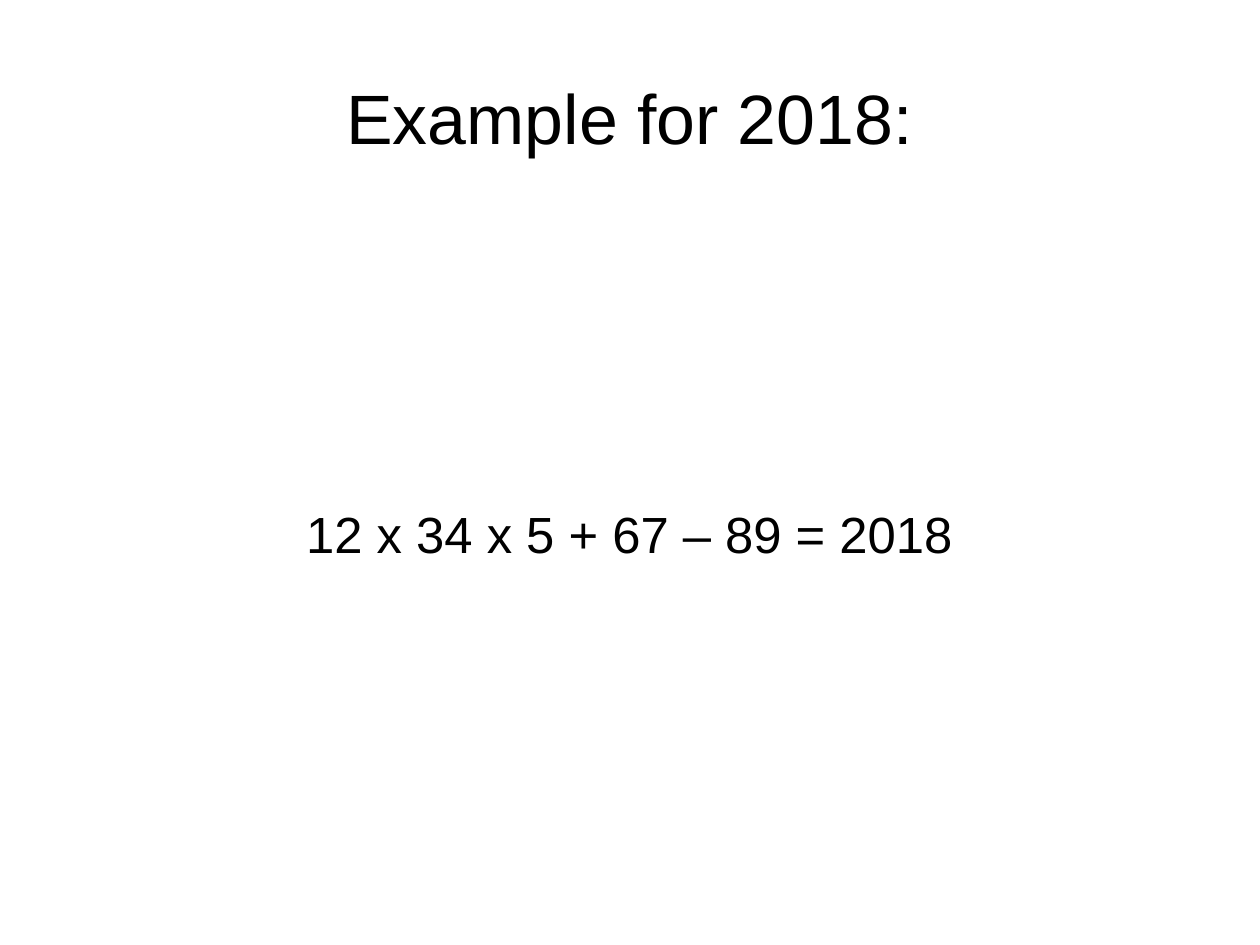
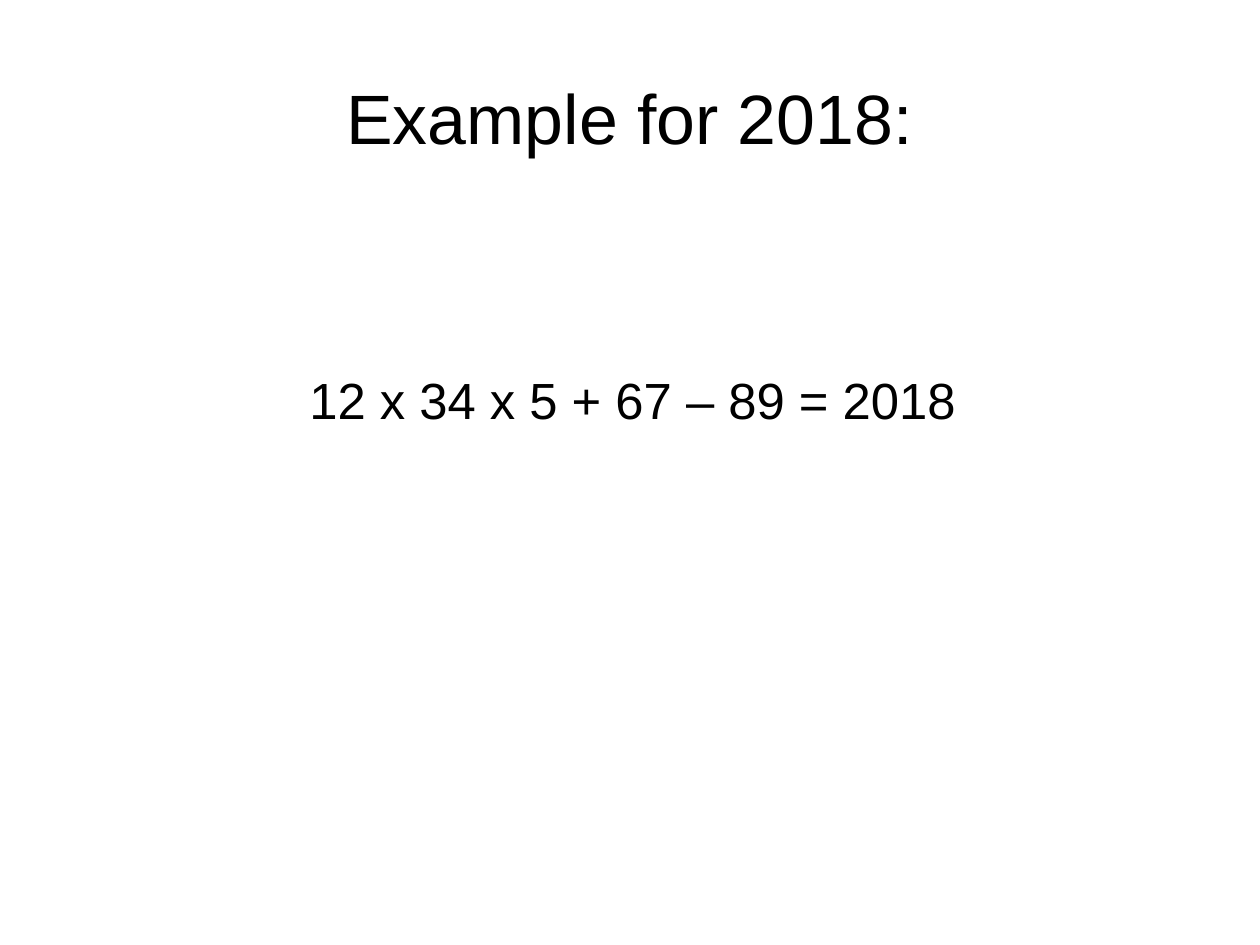
Before and after one commit to philtomson/OSBridge2012Talk, a slide deck: slide 4 of OSBridge2012.odp. Drawn at 1260x945 pixels with LibreOffice and Linux fonts; fonts in the diff are those of the drawing. Boxes give left, top, right and bottom in pixels: in the first picture for what was removed or moved away, otherwise in the second. Text is boxed around its words. In the diff, an @@ line names an element or a change of style, - is before the commit and + after.

```diff
--- a/OSBridge2012.odp
+++ b/OSBridge2012.odp
@@ subtitle "12 x 34 x 5 ...": place and size @@
-subtitle "12 x 34 x 5 ..." at box(306, 517, 952, 554)
+subtitle "12 x 34 x 5 ..." at box(309, 383, 956, 420)
```
Also in this commit, not shown: 7 other slides changed, 7 slides added.
